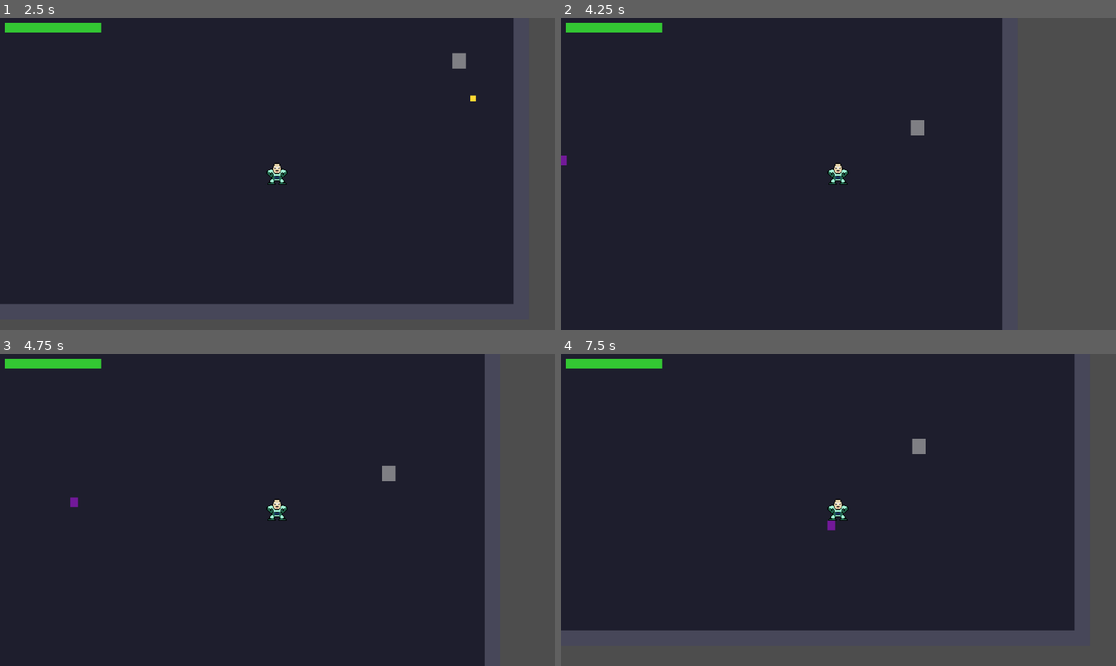
Above: before the commit, frames 1-4 (two rows, left to right).
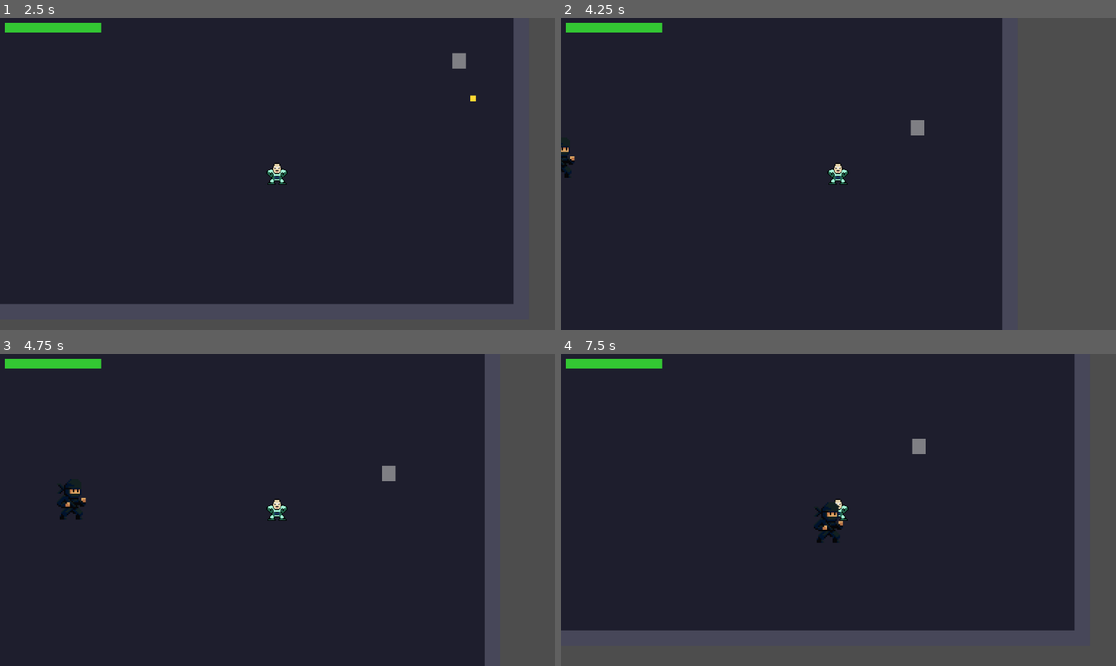
Above: after the commit, the same moments.

Repository: Knarf224/Power_Thief
Game: Godot game, scene res://scenes/ui/HomeScreen.tscn
Two runs of this game, one before a commit and one after it. Both use one fixed random seed, a clock stepped at 60 frames per second and the inputs below.
Inputs (mouse positions are in pixels of both pictures, inside the frame that each line leads up to):
- Up to frame 1 (2.5 s): click "START GAME" at 0.5 s; tap Enter at 1.25 s; move the mouse to (399, 158) at 1.27 s; hold D 1.28-2.03 s; tap 1 at 1.35 s; click (399, 158) at 1.42 s; move the mouse to (166, 189) at 2.02 s; hold S from 2.03 s (still down); tap 2 at 2.1 s
- Up to frame 2 (4.25 s): move the mouse to (894, 105) at 2.77 s; release S at 2.78 s; hold D 2.78-3.53 s; tap 3 at 2.85 s; move the mouse to (810, 236) at 3.52 s; hold W from 3.53 s (still down); tap R at 3.6 s; click (810, 236) at 3.67 s
- Up to frame 3 (4.75 s): move the mouse to (444, 556) at 4.27 s; release W at 4.28 s; hold A from 4.28 s (still down); tap 1 at 4.35 s
- Up to frame 4 (7.5 s): move the mouse to (672, 463) at 5.02 s; tap one key every 0.75 s from 5.1 s: 2 3 R 1; move the mouse to (866, 510) at 5.77 s; release A at 5.78 s; hold S 5.78-6.53 s; click (866, 510) at 5.92 s; move the mouse to (755, 432) at 6.52 s; hold D 6.53-7.28 s; move the mouse to (960, 494) at 7.27 s; hold W from 7.28 s (still down)

Frame 1 is identical in both runs. In frame 2, 0.1% of the frame differs, in the area x 0-3%, y 40-52%; in frame 3, 0.3%; in frame 4, 0.4%, in the area x 45-51%, y 47-61%.

Commit message:
Replace Assassin placeholder polygon with rogue_assassin.png sprite
Co-Authored-By: Claude Sonnet 4.6 <noreply@anthropic.com>

Diff:
--- a/scenes/enemies/Assassin.tscn
+++ b/scenes/enemies/Assassin.tscn
@@ -1,6 +1,7 @@
-[gd_scene load_steps=3 format=3]
+[gd_scene load_steps=4 format=3]
 
 [ext_resource type="Script" path="res://scripts/enemies/assassin.gd" id="1"]
+[ext_resource type="Texture2D" path="res://assets/enemies/rogue_assassin.png" id="2"]
 
 [sub_resource type="RectangleShape2D" id="RectangleShape2D_1"]
 size = Vector2(16, 20)
@@ -11,6 +12,7 @@
 [node name="CollisionShape2D" type="CollisionShape2D" parent="."]
 shape = SubResource("RectangleShape2D_1")
 
-[node name="Visual" type="Polygon2D" parent="."]
-polygon = PackedVector2Array(-8, -10, 8, -10, 8, 10, -8, 10)
-color = Color(0.45, 0.1, 0.6, 1)
+[node name="Visual" type="Sprite2D" parent="."]
+texture_filter = 1
+scale = Vector2(3, 3)
+texture = ExtResource("2")
Binary file added: assets/enemies/rogue_assassin.png
